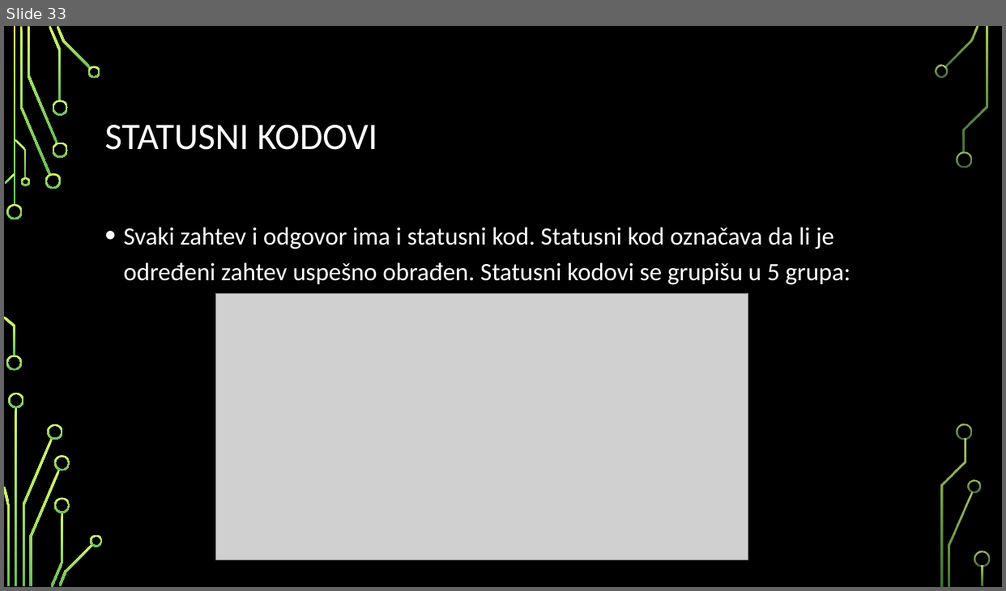
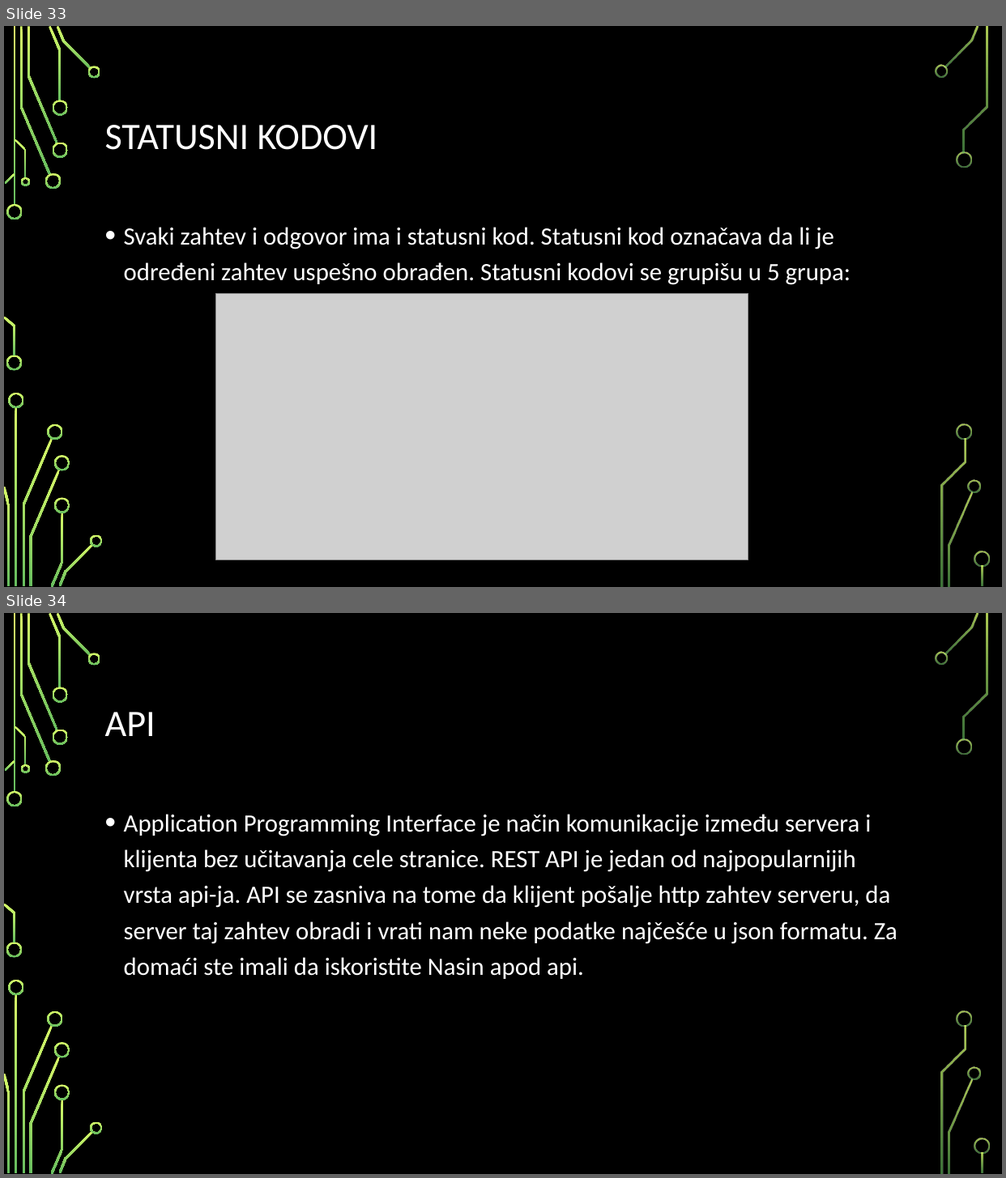
Before and after one commit to MihajloMilojevic/Sekcija, a slide deck: Nodejs/Node.js - prezentacija.pptx. Shown one above the other, each under a label of ours: slide 33 before the commit, slides 33 and 34 after it. The pictures are 1006x591 and 1006x1178 pixels, drawn with LibreOffice and Linux fonts; fonts in the diff are those of the drawing; grey boxes stand for pictures; background and template pictures are left out. Boxes give left, top, right and bottom in pixels: in the first picture for what was removed or moved away, otherwise in the second. Text is boxed around its words. In the diff, an @@ line names an element or a change of style, - is before the commit and + after.

```diff
--- a/Nodejs/Node.js - prezentacija.pptx
+++ b/Nodejs/Node.js - prezentacija.pptx
@@ slide 34 added at bbox=[4, 613, 1002, 1174], background picture (left out); not listed: 36 template elements that a slide beside it also shows @@
@@ title added at bbox=[105, 712, 155, 736], 36 pt, text #FFFFFF @@
+API
@@ text added at bbox=[124, 814, 897, 979], 24 pt, text #FFFFFF @@
+• Application Programming Interface je način komunikacije između servera i klijenta bez učitavanja cele stranice. REST API je jedan od najpopularnijih vrsta api-ja. API se zasniva na tome da klijent pošalje http zahtev serveru, da server taj zahtev obradi i vrati nam neke podatke najčešće u json formatu. Za domaći ste imali da iskoristite Nasin apod api.
```
Also in this commit, not shown: 17 other slides added, 15 other files.
